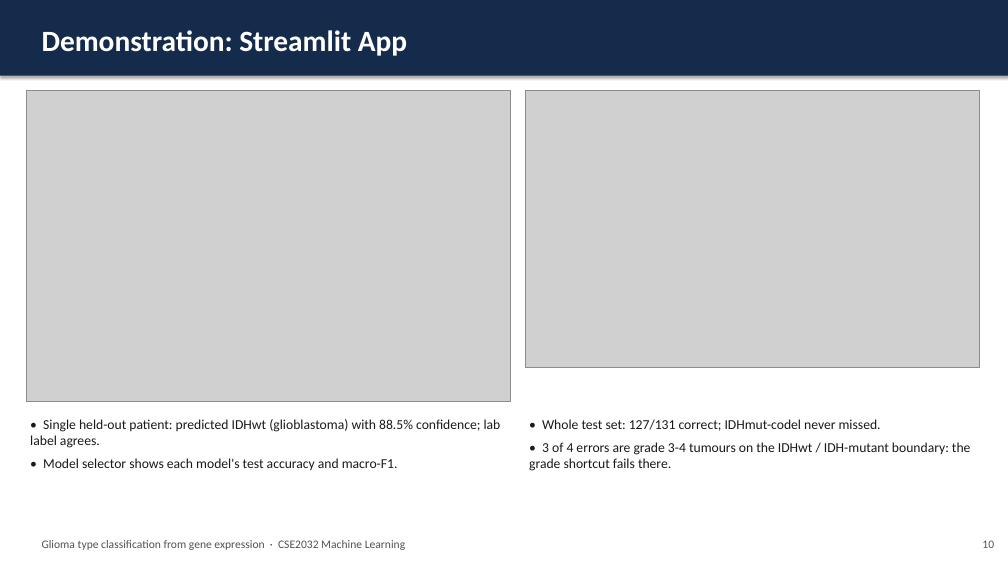
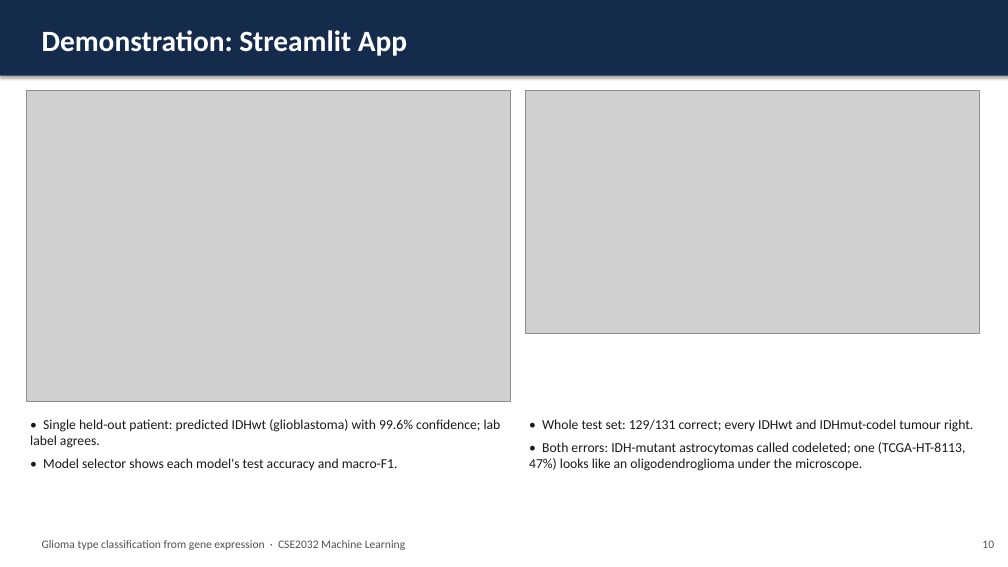
Before and after one commit to isitraghav/glioma-classification-ml, a slide deck: slide 11 of report/Final_Presentation.pptx. Drawn at 1008x567 pixels with LibreOffice and Linux fonts; fonts in the diff are those of the drawing; grey boxes stand for pictures. Boxes give left, top, right and bottom in pixels: in the first picture for what was removed or moved away, otherwise in the second. Text is boxed around its words. In the diff, an @@ line names an element or a change of style, - is before the commit and + after.

```diff
--- a/report/Final_Presentation.pptx
+++ b/report/Final_Presentation.pptx
@@ picture: place and size @@
-picture at [526,91,979,368]
+picture at [526,91,979,334]
@@ text at [30,419,501,448]: text changed @@
-• Single held-out patient: predicted IDHwt (glioblastoma) with 88.5% confidence; lab label agrees.
+• Single held-out patient: predicted IDHwt (glioblastoma) with 99.6% confidence; lab label agrees.
@@ text at [529,419,973,471]: text changed @@
-• Whole test set: 127/131 correct; IDHmut-codel never missed.
-• 3 of 4 errors are grade 3-4 tumours on the IDHwt / IDH-mutant boundary: the grade shortcut fails there.
+• Whole test set: 129/131 correct; every IDHwt and IDHmut-codel tumour right.
+• Both errors: IDH-mutant astrocytomas called codeleted; one (TCGA-HT-8113, 47%) looks like an oligodendroglioma under the microscope.
```
Also in this commit, not shown: 12 other slides changed, 23 other files.
